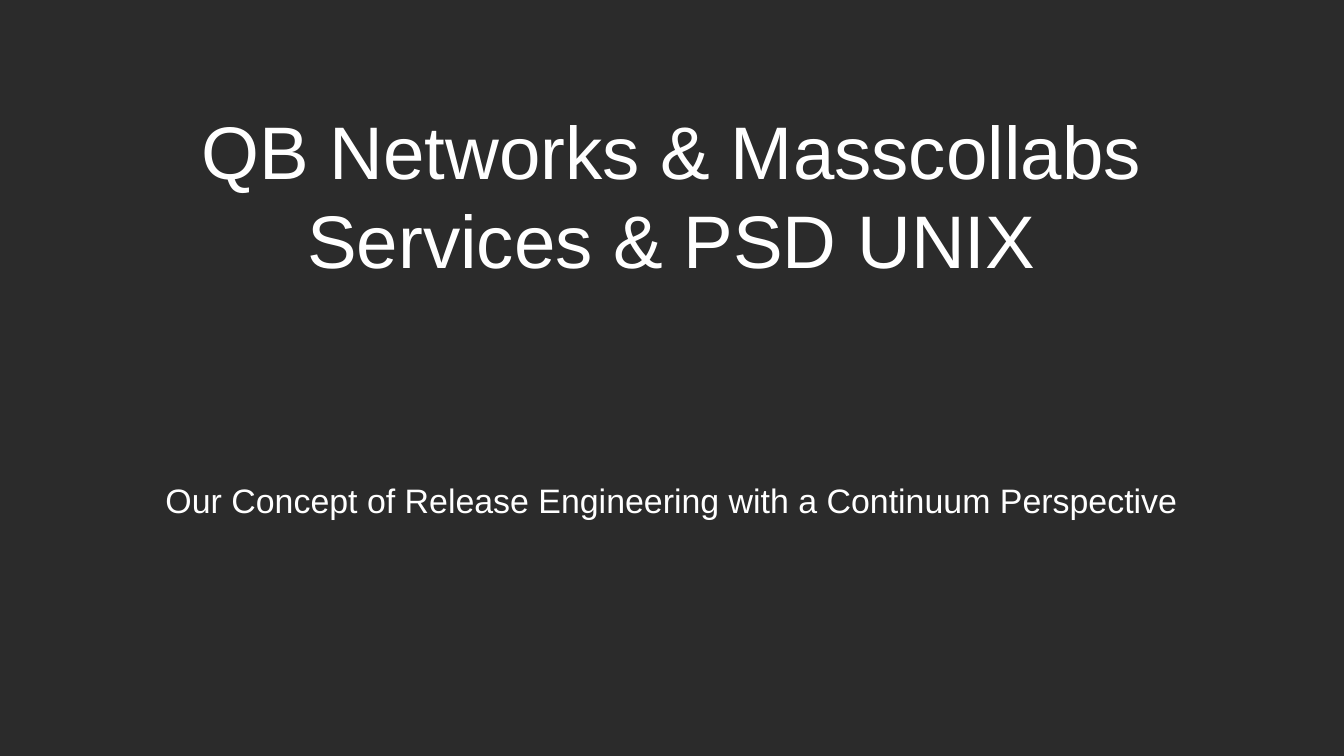
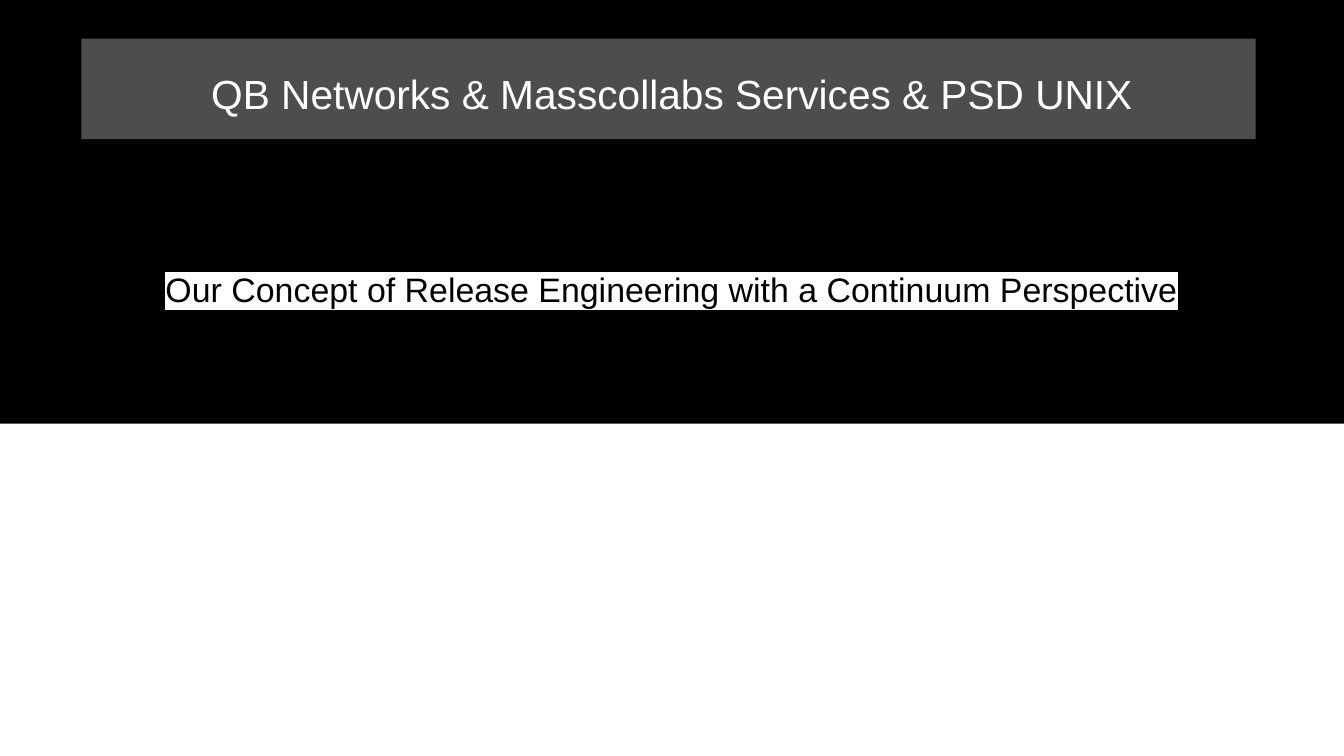
Before and after one commit to masscollabs/massCON2024, a slide deck: slide 1 of continuum.odp. Drawn at 1344x756 pixels with LibreOffice and Linux fonts; fonts in the diff are those of the drawing; background and template pictures are left out; a plain dark background stands for a picture behind light text. Boxes give left, top, right and bottom in pixels: in the first picture for what was removed or moved away, otherwise in the second. Text is boxed around its words. In the diff, an @@ line names an element or a change of style, - is before the commit and + after.

Commit message:
continuum theme updated

```diff
--- a/continuum.odp
+++ b/continuum.odp
@@ background picture (left out) to #FFFFFF @@
@@ rectangle added at <box>0,0,1344,424</box>, fill #000000 @@
@@ rectangle added at <box>67,29,1277,156</box>, fill #000000 at 81% opacity @@
@@ title "QB Networks & Masscollabs Services ...": place and size @@
-title "QB Networks & Masscollabs Services ..." at <box>202,125,1141,269</box>
+title "QB Networks & Masscollabs Services ..." at <box>211,79,1132,117</box>
@@ title "QB Networks & Masscollabs Services ..." at <box>211,79,1132,117</box>: size 44 to 24 pt @@
@@ rectangle added at <box>82,39,1256,140</box>, fill #FFFFFF at 30% opacity @@
@@ subtitle "Our Concept of Release Engineering ...": place and size @@
-subtitle "Our Concept of Release Engineering ..." at <box>165,488,1177,520</box>
+subtitle "Our Concept of Release Engineering ..." at <box>165,277,1177,309</box>
@@ subtitle "Our Concept of Release Engineering ..." at <box>165,277,1177,309</box>: text colour #FFFFFF to #000000, highlight none to #FFFFFF @@
```
Also in this commit, not shown: 3 other slides changed, 1 slide removed, 1 other file.
